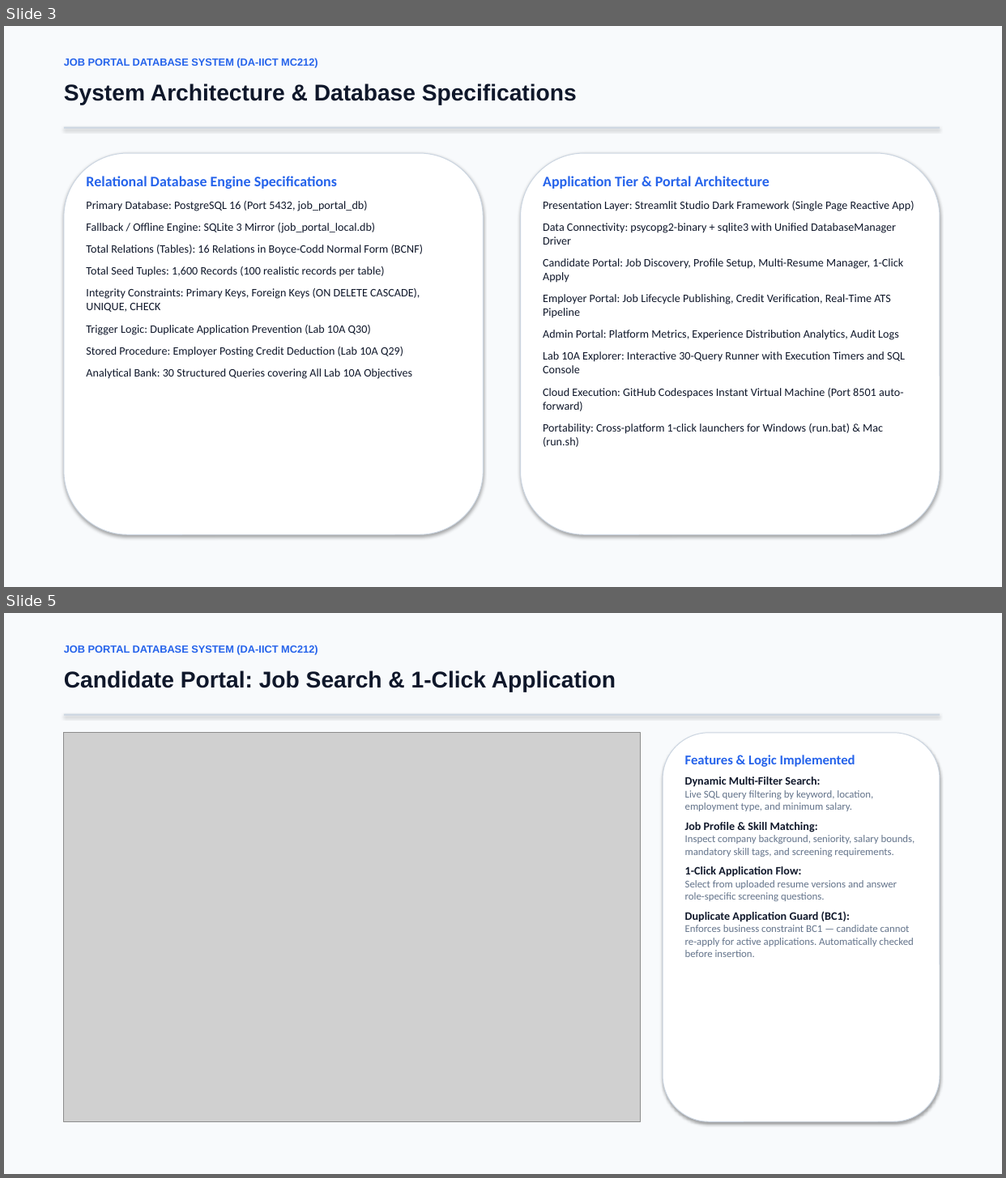
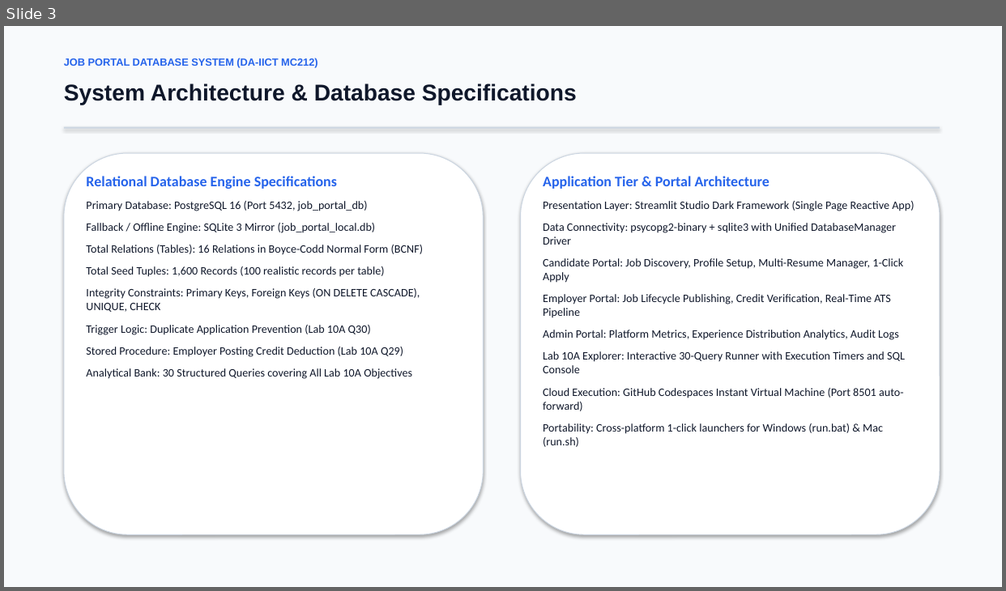
Before and after one commit to jainil0277/job-portal-dbms, a slide deck: docs/Team-9_202503016_Presentation.pptx. Shown one above the other, each under a label of ours: slides 3 and 5 before the commit, slide 3 after it; the slides between them are not shown. The pictures are 1006x1178 and 1006x591 pixels, drawn with LibreOffice and Linux fonts; fonts in the diff are those of the drawing; grey boxes stand for pictures. Boxes give left, top, right and bottom in pixels: in the first picture for what was removed or moved away, otherwise in the second. Text is boxed around its words. In the diff, an @@ line names an element or a change of style, - is before the commit and + after.

Commit message:
feat: add 10-minute presentation scenario walkthrough with images and database reflection

```diff
--- a/docs/Team-9_202503016_Presentation.pptx
+++ b/docs/Team-9_202503016_Presentation.pptx
@@ slide 5 removed at box(4, 613, 1002, 1174), background #FFFFFF @@
@@ rectangle removed at box(4, 613, 1002, 1174) @@
@@ text removed at box(64, 645, 318, 655) @@
-JOB PORTAL DATABASE SYSTEM (DA-IICT MC212)
@@ text removed at box(64, 671, 616, 692) @@
-Candidate Portal: Job Search & 1-Click Application
@@ rectangle removed at box(64, 714, 940, 716) @@
@@ picture removed at box(64, 733, 641, 1122) @@
@@ rounded rectangle removed at box(663, 733, 940, 1122) @@
@@ text removed at box(685, 755, 915, 957) @@
-Features & Logic Implemented
-Dynamic Multi-Filter Search:
-Live SQL query filtering by keyword, location, employment type, and minimum salary.
-Job Profile & Skill Matching:
-Inspect company background, seniority, salary bounds, mandatory skill tags, and screening requirements.
-1-Click Application Flow:
-Select from uploaded resume versions and answer role-specific screening questions.
-Duplicate Application Guard (BC1):
-Enforces business constraint BC1 — candidate cannot re-apply for active applications. Automatically checked before insertion.
```
Also in this commit, not shown: 8 slides changed, 5 slides added, 4 other files.
